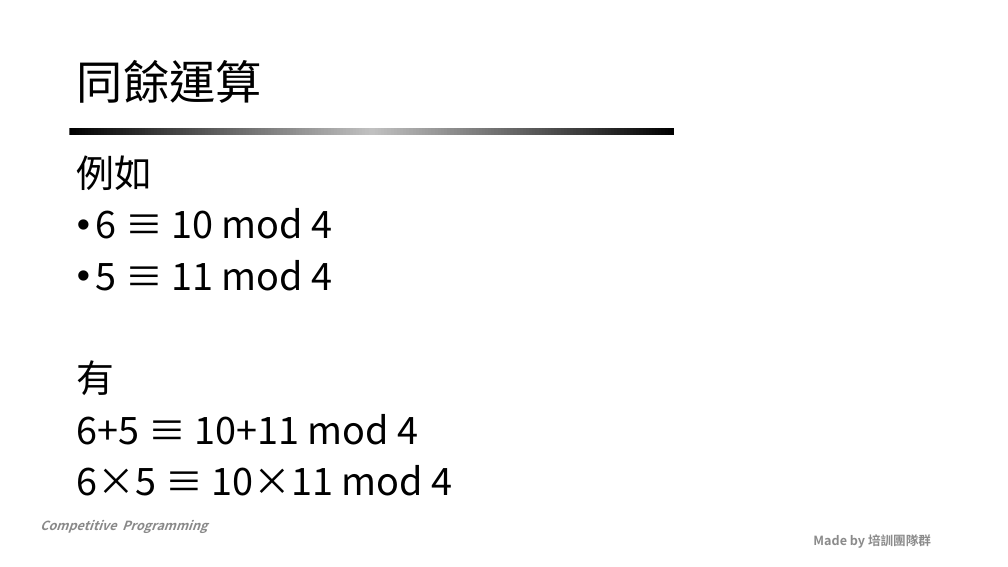
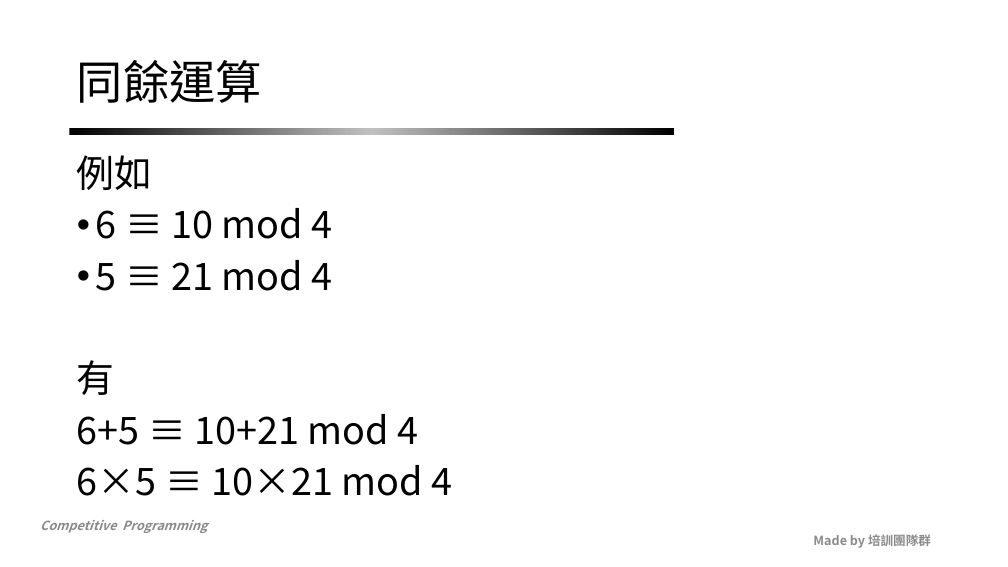
Before and after one commit to NCKUACM-Notes/nckuacm.github.io, a slide deck: slide 15 of 2019/slides/week14_1.pptx. Drawn at 1008x567 pixels with LibreOffice and Linux fonts; fonts in the diff are those of the drawing; background and template pictures are left out. Boxes give left, top, right and bottom in pixels: in the first picture for what was removed or moved away, otherwise in the second. Text is boxed around its words. In the diff, an @@ line names an element or a change of style, - is before the commit and + after.

```diff
--- a/2019/slides/week14_1.pptx
+++ b/2019/slides/week14_1.pptx
@@ text at [96,260,333,291]: text changed @@
-• 5 ≡ 11 mod 4
+• 5 ≡ 21 mod 4
@@ text at [77,414,452,496]: text changed @@
-6+5 ≡ 10+11 mod 4
-6×5 ≡ 10×11 mod 4
+6+5 ≡ 10+21 mod 4
+6×5 ≡ 10×21 mod 4
```
Also in this commit, not shown: 14 other slides changed, 1 other file.
